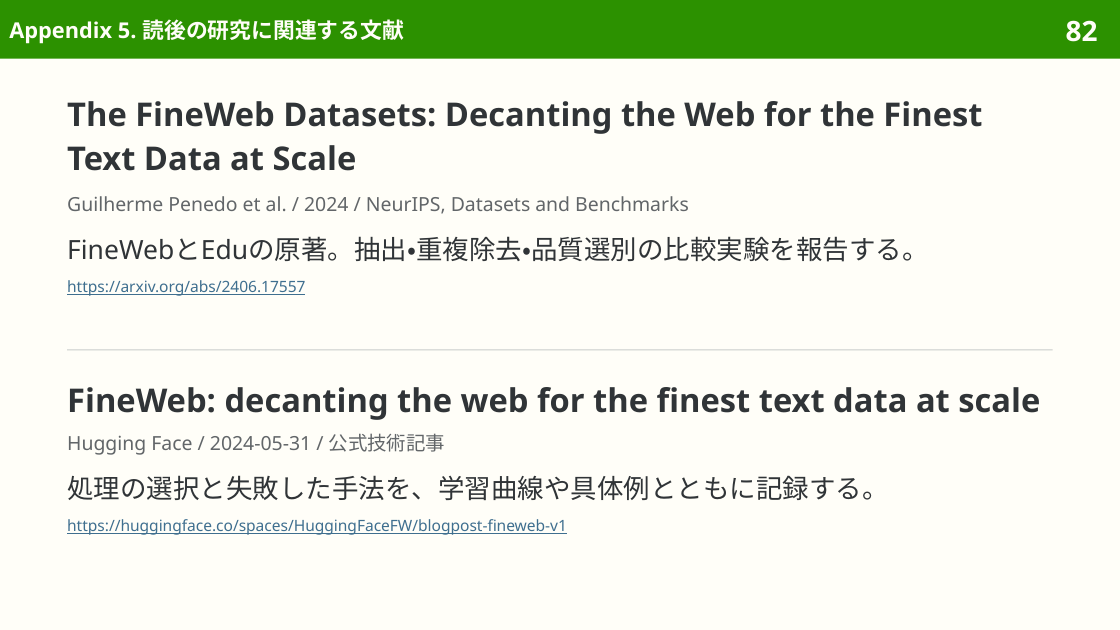
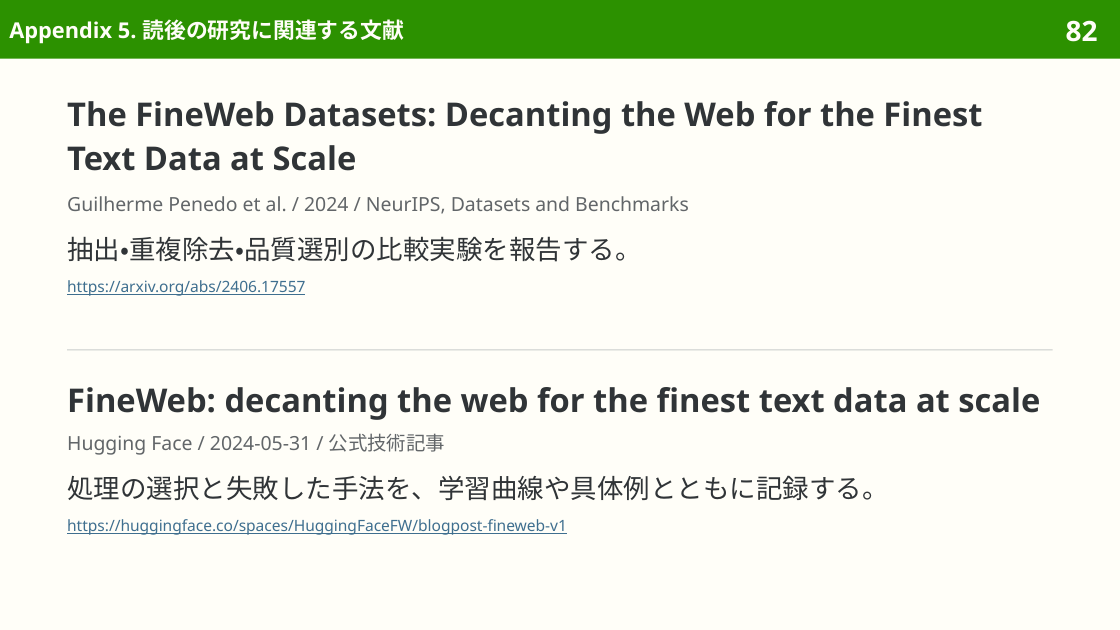
Before and after one commit to sasakiy84/datasets-in-10-minutes, a slide deck: slide 82 of slides/datasets-in-10-minutes-fineweb.pptx. Drawn at 1120x630 pixels with LibreOffice and Linux fonts; fonts in the diff are those of the drawing. Boxes give left, top, right and bottom in pixels: in the first picture for what was removed or moved away, otherwise in the second. Text is boxed around its words. In the diff, an @@ line names an element or a change of style, - is before the commit and + after.

Commit message:
slides(fineweb): refine Japanese wording and pair translations

```diff
--- a/slides/datasets-in-10-minutes-fineweb.pptx
+++ b/slides/datasets-in-10-minutes-fineweb.pptx
@@ text at box(67, 236, 642, 262): text changed @@
-FineWebとEduの原著。抽出・重複除去・品質選別の比較実験を報告する。
+抽出・重複除去・品質選別の比較実験を報告する。
```
Also in this commit, not shown: 22 other slides changed, 3 other files.
